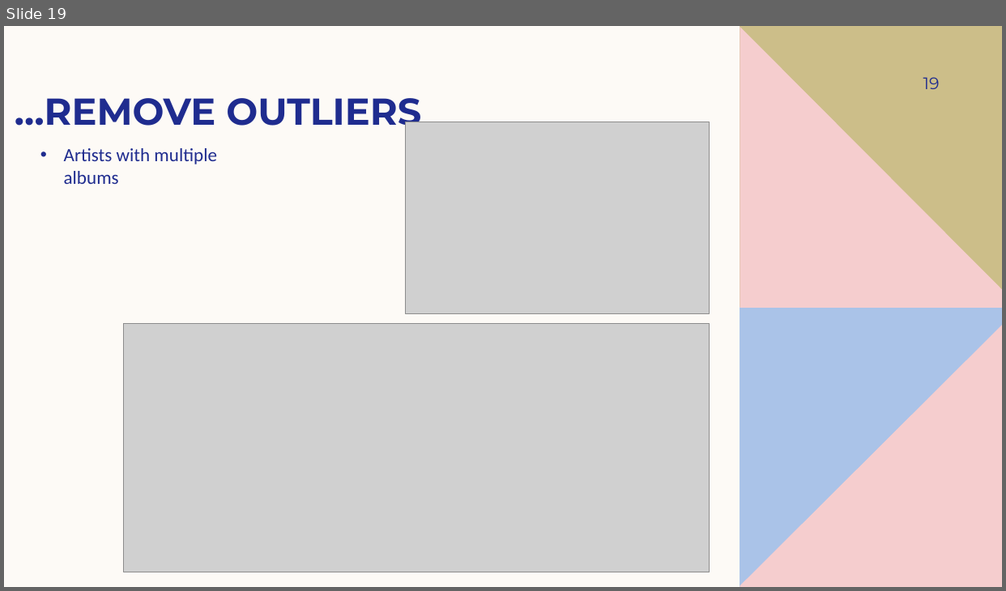
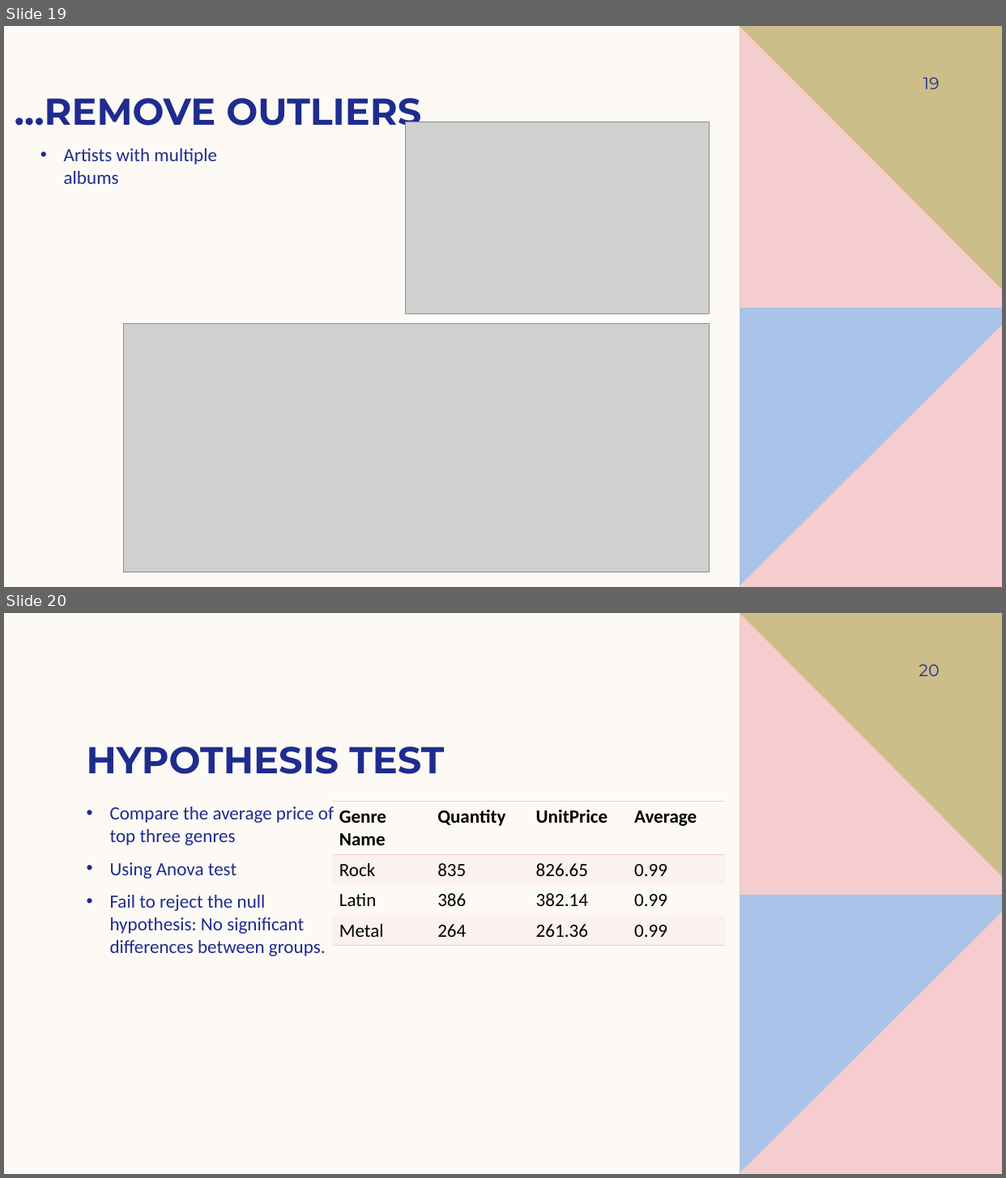
Before and after one commit to mahmoodabadi/Final-Data-Analyses-Project, a slide deck: eda_Zahra_Mahmoodabadi.pptx. Shown one above the other, each under a label of ours: slide 19 before the commit, slides 19 and 20 after it. The pictures are 1006x591 and 1006x1178 pixels, drawn with LibreOffice and Linux fonts; fonts in the diff are those of the drawing; grey boxes stand for pictures. Boxes give left, top, right and bottom in pixels: in the first picture for what was removed or moved away, otherwise in the second. Text is boxed around its words. In the diff, an @@ line names an element or a change of style, - is before the commit and + after.

```diff
--- a/eda_Zahra_Mahmoodabadi.pptx
+++ b/eda_Zahra_Mahmoodabadi.pptx
@@ slide 20 added at [4,613,1002,1174], background #FDFAF6; not listed: 4 template elements that a slide beside it also shows @@
@@ page number added at [918,664,939,676], 16 pt, text #1F2C8F @@
+20
@@ title added at [87,747,444,774], 36 pt, text #1F2C8F, bold @@
+HYPOTHESIS TEST
@@ text added at [110,807,334,956], 18 pt, text #1F2C8F @@
+• Compare the average price of top three genres
+• Using Anova test
+• Fail to reject the null hypothesis: No significant differences between groups.
@@ table added at [332,802,724,945], 4 rows, 4 columns @@
+Genre Name | Quantity | UnitPrice | Average
+Rock | 835 | 826.65 | 0.99
+Latin | 386 | 382.14 | 0.99
+Metal | 264 | 261.36 | 0.99
```
Also in this commit, not shown: 1 slide changed, 5 other slides added.
